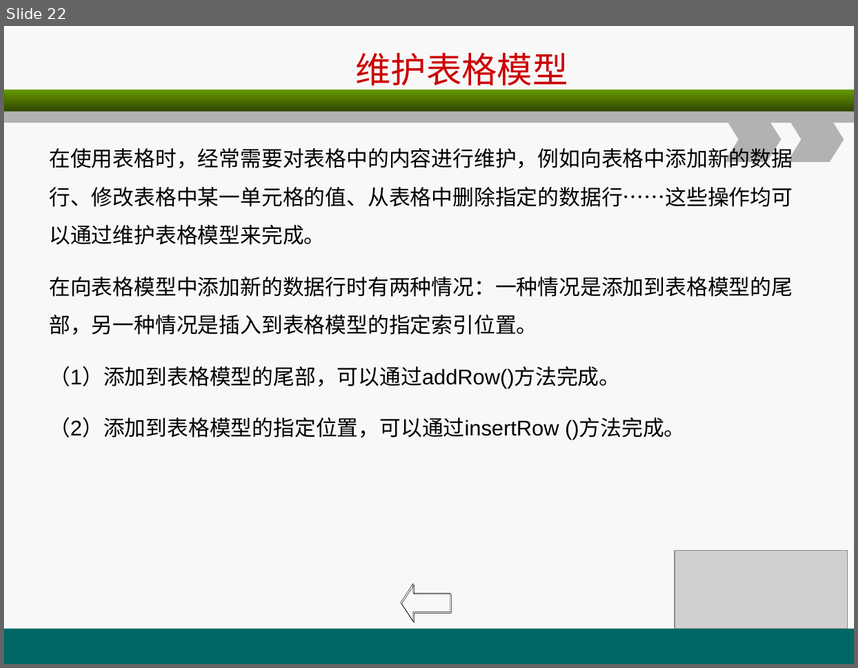
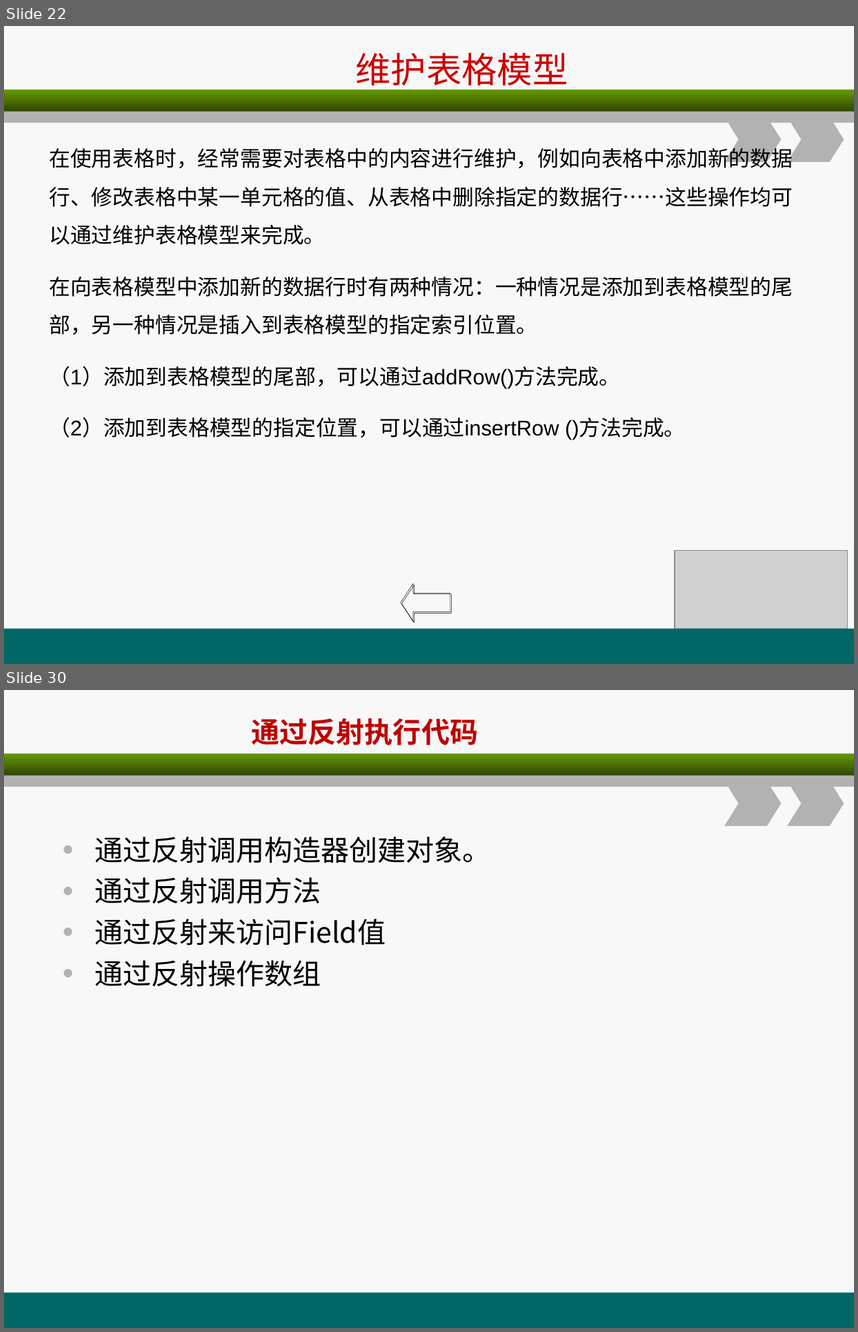
Before and after one commit to christwei/gitDoc, a slide deck: 课件/环宇/javaSE进阶/B1.ppt. Shown one above the other, each under a label of ours: slide 22 before the commit, slides 22 and 30 after it; the slides between them are not shown. The pictures are 858x668 and 858x1332 pixels, drawn with LibreOffice and Linux fonts; fonts in the diff are those of the drawing; grey boxes stand for pictures. Boxes give left, top, right and bottom in pixels: in the first picture for what was removed or moved away, otherwise in the second. Text is boxed around its words. In the diff, an @@ line names an element or a change of style, - is before the commit and + after.

```diff
--- a/课件/环宇/javaSE进阶/B1.ppt
+++ b/课件/环宇/javaSE进阶/B1.ppt
@@ slide 30 added at [4,690,854,1328], background #F8F8F8; not listed: 5 template elements that a slide beside it also shows @@
@@ text added at [252,718,479,745], 24 pt, text #C00000, bold @@
+通过反射执行代码
@@ text added at [94,836,491,987], 24 pt, text #000000 @@
+• 通过反射调用构造器创建对象。
+• 通过反射调用方法
+• 通过反射来访问Field值
+• 通过反射操作数组
```
Also in this commit, not shown: 1 slide changed, 20 other slides added, 17 other files.
